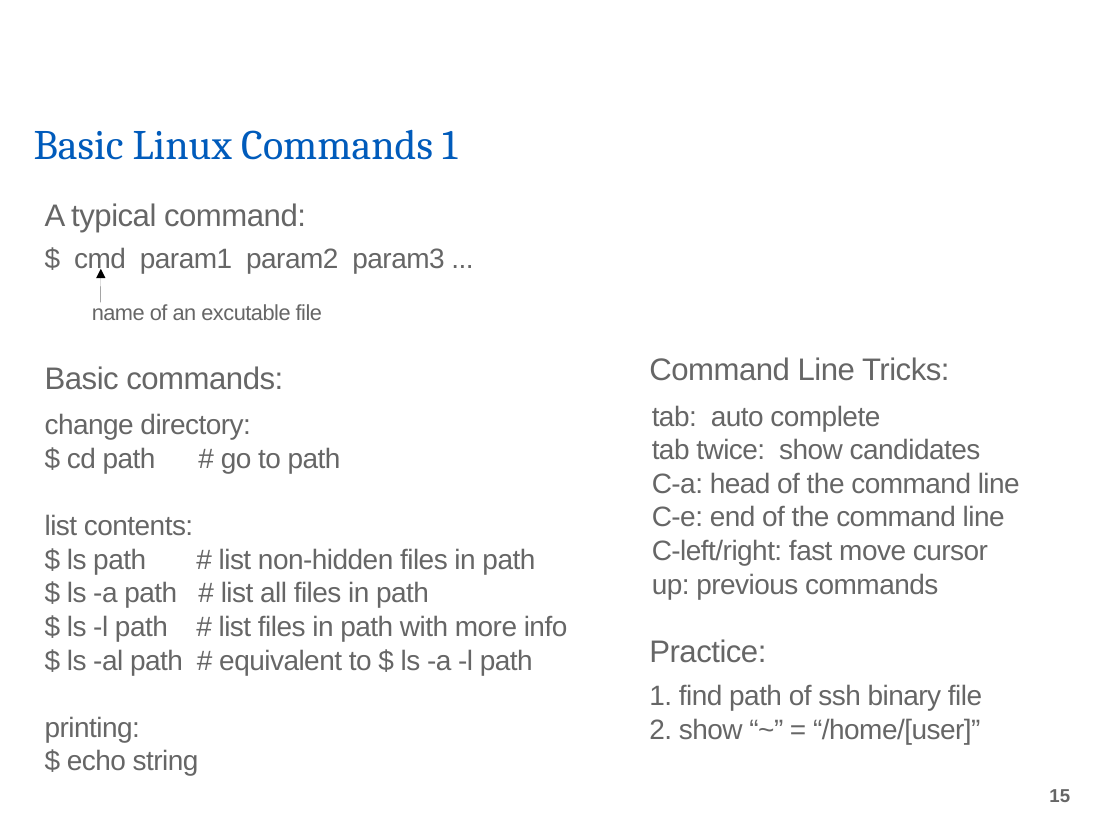
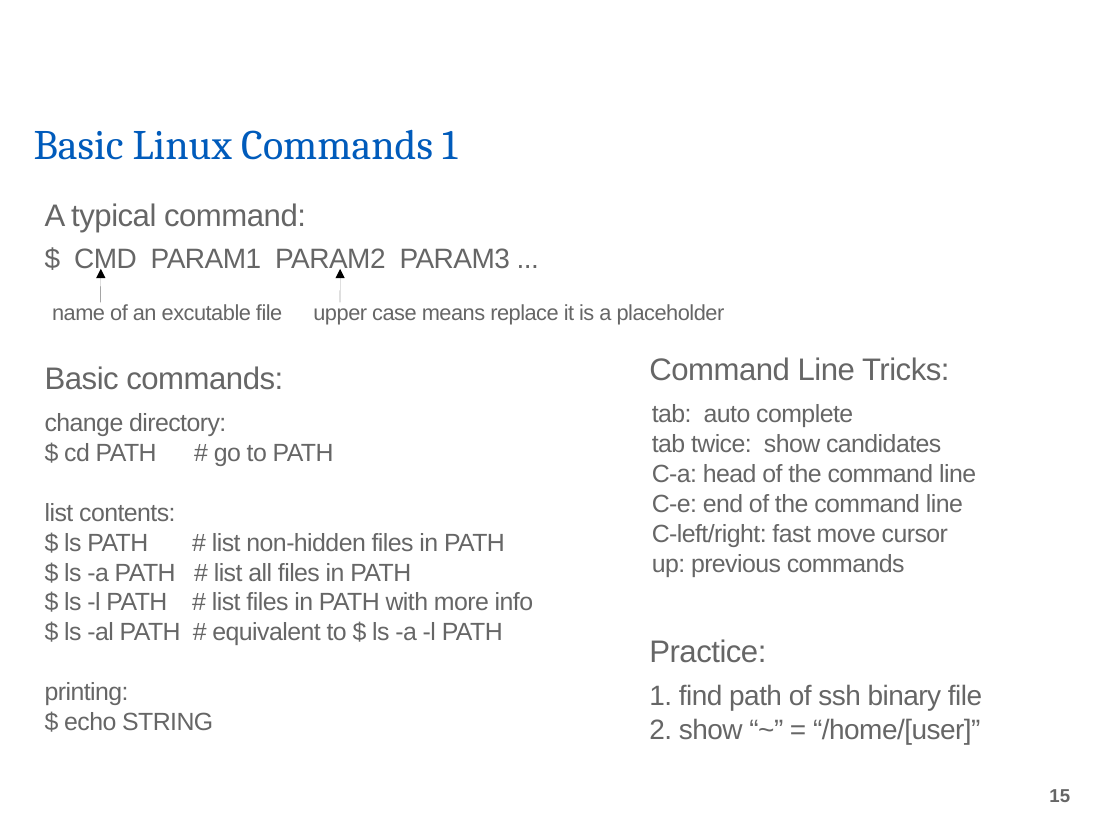
Before and after one commit to tidues/Intro-to-Linux-Server, a slide deck: slide 15 of IntroToLinuxServer.odp. Drawn at 1120x840 pixels with LibreOffice and Linux fonts; fonts in the diff are those of the drawing; background and template pictures are left out. Boxes give left, top, right and bottom in pixels: in the first picture for what was removed or moved away, otherwise in the second. Text is boxed around its words. In the diff, an @@ line names an element or a change of style, - is before the commit and + after.

```diff
--- a/IntroToLinuxServer.odp
+++ b/IntroToLinuxServer.odp
@@ text at box(74, 248, 510, 273): text changed @@
-$ cmd param1 param2 param3 ...
+$ CMD PARAM1 PARAM2 PARAM3 ...
@@ arrow added from (340, 302) to (340, 269), #000000 0 pt @@
@@ text "name of an excutable file": place and size @@
-text "name of an excutable file" at box(92, 304, 322, 320)
+text "name of an excutable file" at box(52, 304, 282, 320)
@@ text added at box(313, 304, 725, 325), 14 pt, text #666666 @@
+upper case means replace it is a placeholder
@@ text at box(45, 413, 226, 705): size 18 to 16 pt in "change directory:", "list contents:", "printing:" @@
@@ text "tab: auto complete" at box(652, 404, 976, 577): size 18 to 16 pt @@
@@ text at box(64, 443, 334, 466): text changed; size 18 to 16 pt @@
-$ cd path # go to path
+$ cd PATH # go to PATH
@@ text at box(64, 533, 533, 645): text changed; size 18 to 16 pt @@
-$ ls path # list non-hidden files in path
-$ ls -a path # list all files in path
-$ ls -l path # list files in path with more info
-$ ls -al path # equivalent to $ ls -a -l path
+$ ls PATH # list non-hidden files in PATH
+$ ls -a PATH # list all files in PATH
+$ ls -l PATH # list files in PATH with more info
+$ ls -al PATH # equivalent to $ ls -a -l PATH
@@ text at box(64, 712, 213, 730): text changed; size 18 to 16 pt @@
-$ echo string
+$ echo STRING
```
Also in this commit, not shown: 13 other slides changed, 27 other files.
